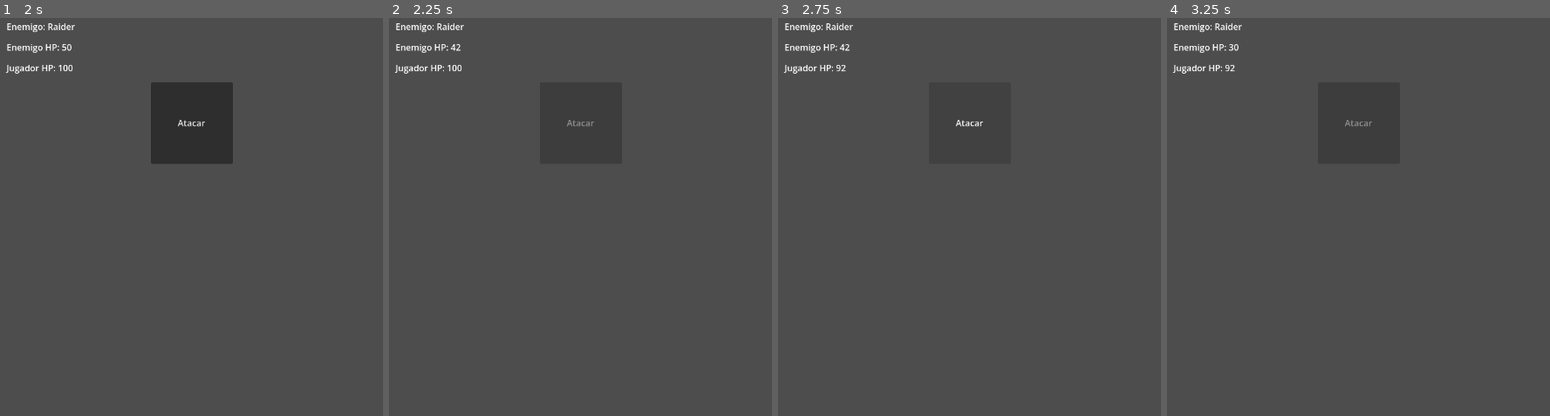
Above: before the commit, frames 1-4 (left to right).
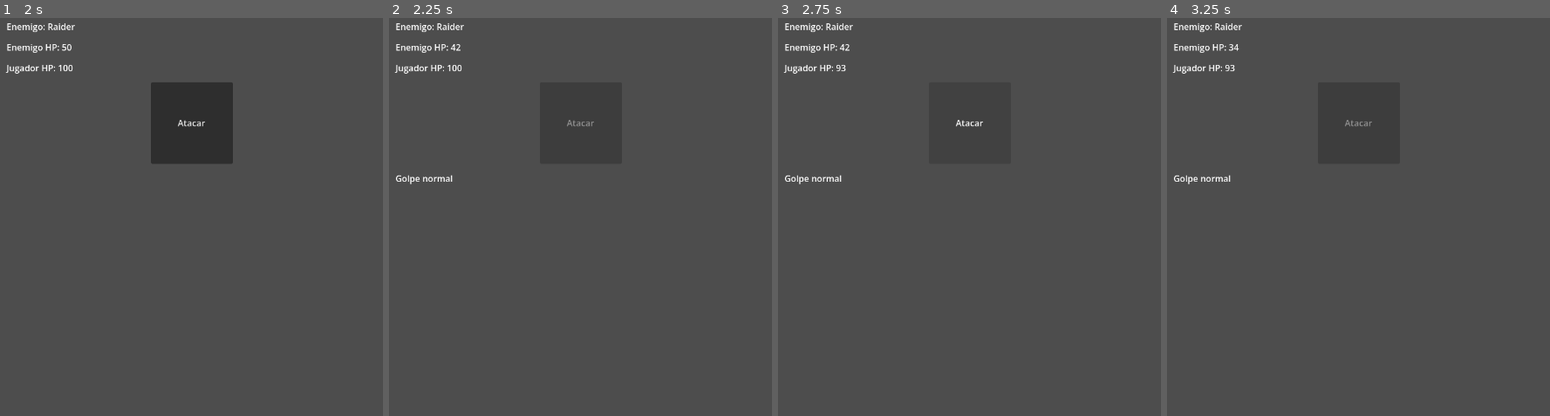
Above: after the commit, the same moments.

Repository: MirandaFrancoCBA/apocalypsheep
Game: Godot game, scene res://scenes/main_menu.tscn
Same seed, same stepped clock (60 frames per second), same inputs: the game is played once before the commit and once after it.
Inputs:
- Up to frame 1 (2 s): click "JUGAR" at 0.5 s; click "Ciudad destruida" at 1.25 s
- Up to frame 2 (2.25 s): click "Atacar" at 2 s
- Up to frame 3 (2.75 s): no input
- Up to frame 4 (3.25 s): click "Atacar" at 2.75 s

Frame 1 is identical in both runs. In frame 2, 0.1% of the frame differs, in the area x 1-17%, y 39-42%; in frame 3, 0.1%; in frame 4, 0.2%, in the area x 1-19%, y 6-42%.

Commit message:
Feat: criticos agregados

Diff:
--- a/scripts/core/combat_system.gd
+++ b/scripts/core/combat_system.gd
@@ -4,25 +4,55 @@
 
 var rng = RandomNumberGenerator.new()
 
+const CRIT_CHANCE = 20
+const CRIT_MULTIPLIER = 2.0
+
 func _init():
 	rng.randomize()
 
-func player_attack(player: Player, enemy: Enemy) -> int:
+func player_attack(player: Player, enemy: Enemy) -> Dictionary:
 	var variation = int(player.damage * 0.2)
 	var damage = player.damage + rng.randi_range(-variation, variation)
 	damage = max(damage, 1)
 
+	var is_crit = _is_critical()
+
+	if is_crit:
+		damage = int(damage * CRIT_MULTIPLIER)
+
 	enemy.hp -= damage
-	print("Jugador pega:", damage)
 
-	return damage
+	if is_crit:
+		print("Jugador pega:", damage, "💥 CRIT!")
+	else:
+		print("Jugador pega:", damage)
 
-func enemy_attack(player: Player, enemy: Enemy) -> int:
+	return {
+		"damage": damage,
+		"is_crit": is_crit
+	}
+
+func enemy_attack(player: Player, enemy: Enemy) -> Dictionary:
 	var variation = int(enemy.damage * 0.2)
 	var damage = enemy.damage + rng.randi_range(-variation, variation)
 	damage = max(damage, 1)
 
+	var is_crit = _is_critical()
+
+	if is_crit:
+		damage = int(damage * CRIT_MULTIPLIER)
+
 	player.hp -= damage
-	print("Enemigo pega:", damage)
 
-	return damage
+	if is_crit:
+		print("Enemigo pega:", damage, "💥 CRIT!")
+	else:
+		print("Enemigo pega:", damage)
+
+	return {
+		"damage": damage,
+		"is_crit": is_crit
+	}
+
+func _is_critical() -> bool:
+	return rng.randi_range(1, 100) <= CRIT_CHANCE
--- a/scripts/ui/combat_screen.gd
+++ b/scripts/ui/combat_screen.gd
@@ -50,25 +50,33 @@
 	button_attack.disabled = true
 
 	# 🗡️ jugador ataca
-	combat_system.player_attack(player, enemy)
+	var player_result = combat_system.player_attack(player, enemy)
+
+	if player_result["is_crit"]:
+		label_result.text = "💥 CRÍTICO!"
+	else:
+		label_result.text = "Golpe normal"
+
 	_update_ui()
 
 	if enemy.hp <= 0:
 		_end_combat("victory")
 		return
 
-	# ⏳ pequeña pausa
 	await get_tree().create_timer(0.6).timeout
 
 	# 👾 enemigo ataca
-	combat_system.enemy_attack(player, enemy)
+	var enemy_result = combat_system.enemy_attack(player, enemy)
+
+	if enemy_result["is_crit"]:
+		label_result.text = "⚠️ El enemigo hizo CRÍTICO!"
+
 	_update_ui()
 
 	if player.hp <= 0:
 		_end_combat("defeat")
 		return
 
-	# 🔓 reactivar botón
 	button_attack.disabled = false
 
 func _end_combat(result: String) -> void:
